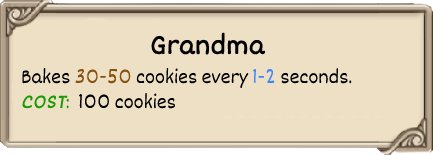
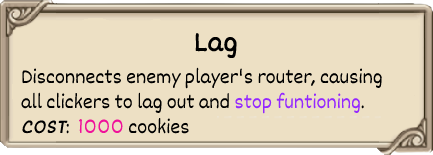
Two versions of the same layered image (w=433, h=155). Layer-by-layer changes:
renamed "Bakes 30-50 cookies every 1-2 se" to "Disconnects enemy player's route", painted on it over (x1=21, y1=67, x2=382, y2=134)
renamed "Grandma" to "Lag", painted on it over (x1=151, y1=32, x2=265, y2=58)
